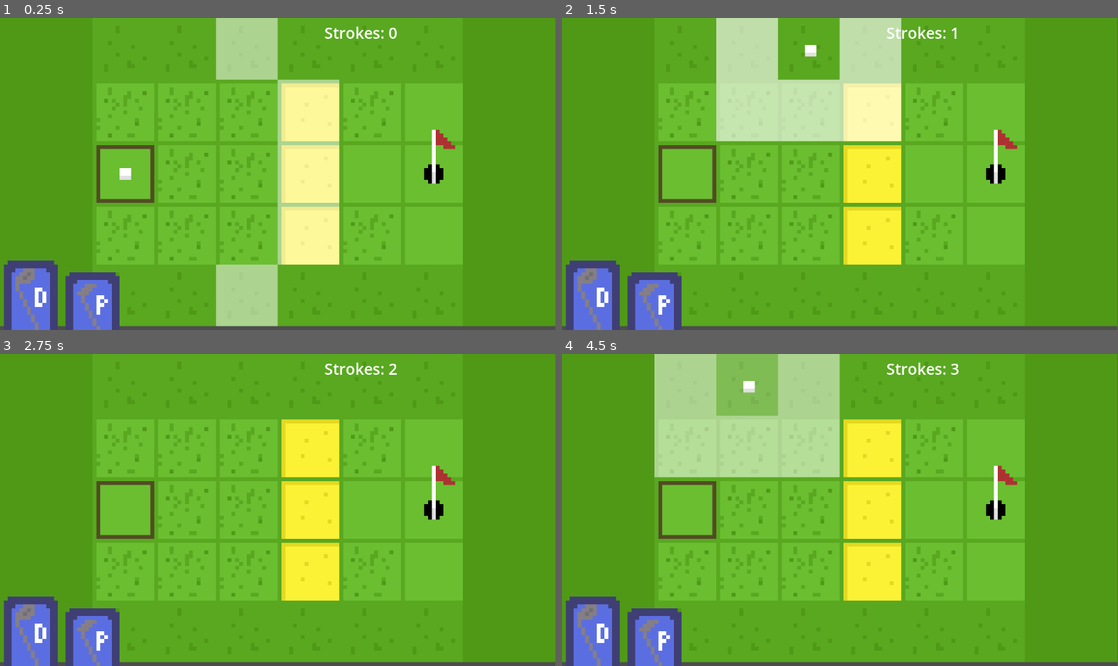
Above: before the commit, frames 1-4 (two rows, left to right).
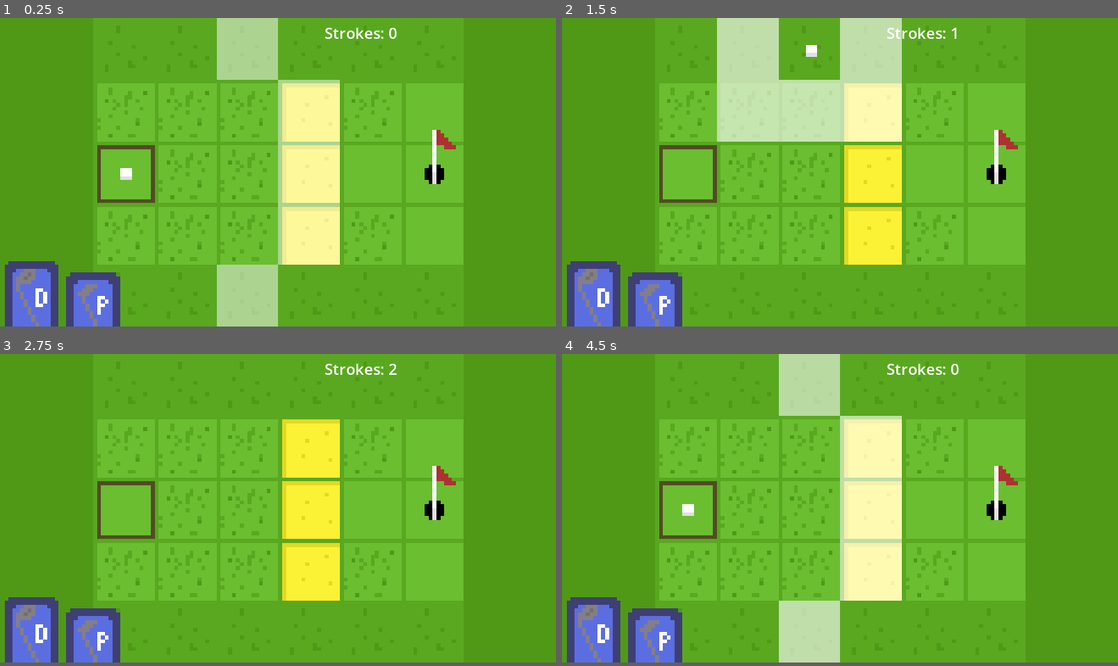
Above: after the commit, the same moments.

Repository: sans-glitch/GameJam3
Game: Godot game, scene res://scenes/game.tscn
Same seed, same stepped clock (60 frames per second), same inputs: the game is played once before the commit and once after it.
Inputs (mouse positions are in pixels of both pictures, inside the frame that each line leads up to):
- Up to frame 1 (0.25 s): no input
- Up to frame 2 (1.5 s): click (806, 49) at 0.52 s; tap D (driver) at 1.35 s
- Up to frame 3 (2.75 s): click (183, 385) at 2.02 s
- Up to frame 4 (4.5 s): tap Enter at 2.75 s; tap P (putter) at 2.85 s; click (745, 385) at 3.5 s; tap R (reset, bound only after the commit) at 4.25 s; tap D (driver) at 4.35 s
In our replay, the window is 799x449 before the commit and 800x444 after it. These sizes can differ from the game's own. Grey fills any space a smaller window leaves; there, only what the larger window draws over its background counts as a difference.

The runs differ from the first frame. In frame 1, 1.8% of the frame differs, in the area x 0-100%, y 0-100%; in frame 2, 1.8%; in frame 3, 1.7%; in frame 4, 21%.

Commit message:
Added reset keybind

Diff:
--- a/project.godot
+++ b/project.godot
@@ -19,6 +19,11 @@
 
 AudioManager="*res://scripts/audio_manager.gd"
 
+[display]
+
+window/size/viewport_height=640
+window/stretch/mode="canvas_items"
+
 [input]
 
 putter={
@@ -31,6 +36,11 @@
 "events": [Object(InputEventKey,"resource_local_to_scene":false,"resource_name":"","device":-1,"window_id":0,"alt_press …(192 unchanged characters)…
 ]
 }
+reset={
+"deadzone": 0.5,
+"events": [Object(InputEventKey,"resource_local_to_scene":false,"resource_name":"","device":-1,"window_id":0,"alt_pressed":false,"shift_pressed":false,"ctrl_pressed":false,"meta_pressed":false,"pressed":false,"keycode":0,"physical_keycode":82,"key_label":0,"unicode":114,"location":0,"echo":false,"script":null)
+]
+}
 
 [rendering]
 
